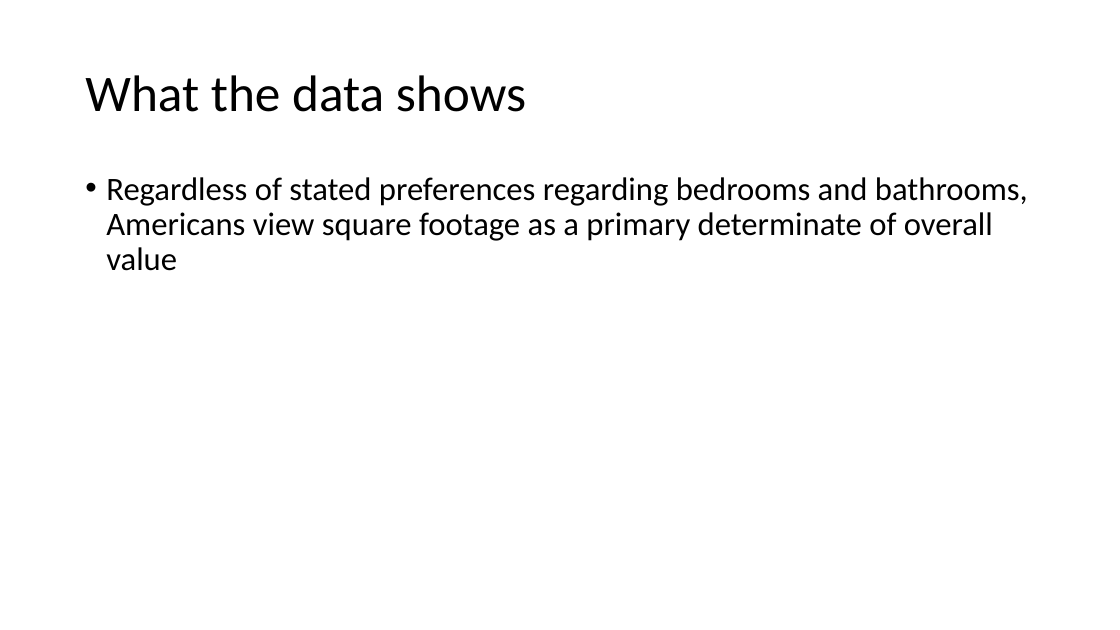
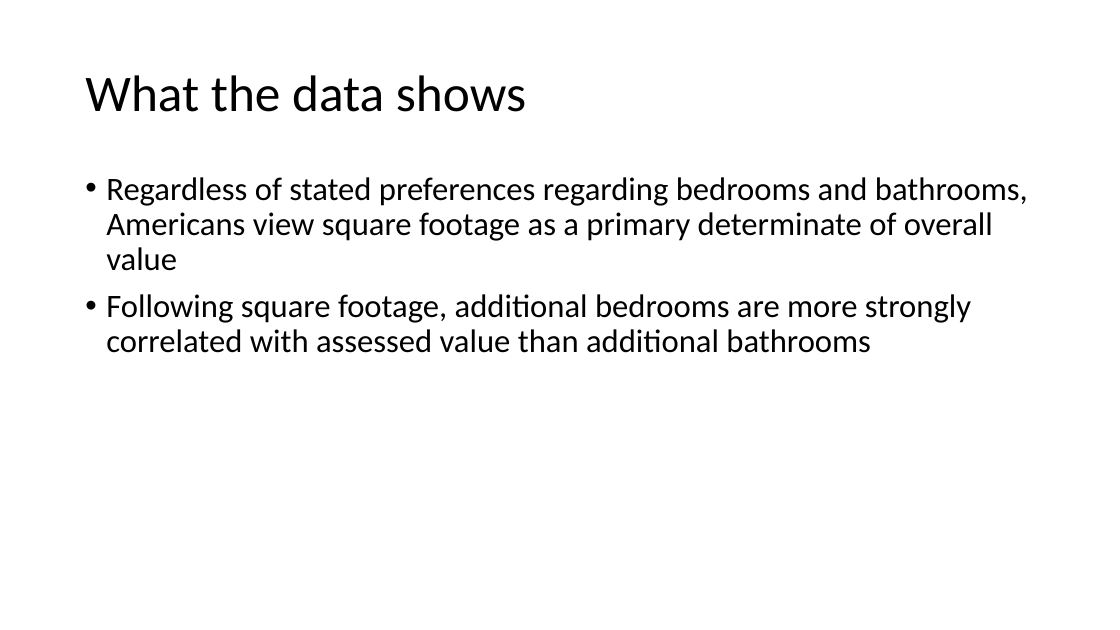
Before and after one commit to kjeliasen/ZillOMG, a slide deck: slide 4 of Zillow.pptx. Drawn at 1120x630 pixels with LibreOffice and Linux fonts; fonts in the diff are those of the drawing. Boxes give left, top, right and bottom in pixels: in the first picture for what was removed or moved away, otherwise in the second. Text is boxed around its words. In the diff, an @@ line names an element or a change of style, - is before the commit and + after.

Commit message:
tweaks

```diff
--- a/Zillow.pptx
+++ b/Zillow.pptx
@@ text at <box>106,294,971,353</box>: paragraph added @@
+• Following square footage, additional bedrooms are more strongly correlated with assessed value than additional bathrooms
```
